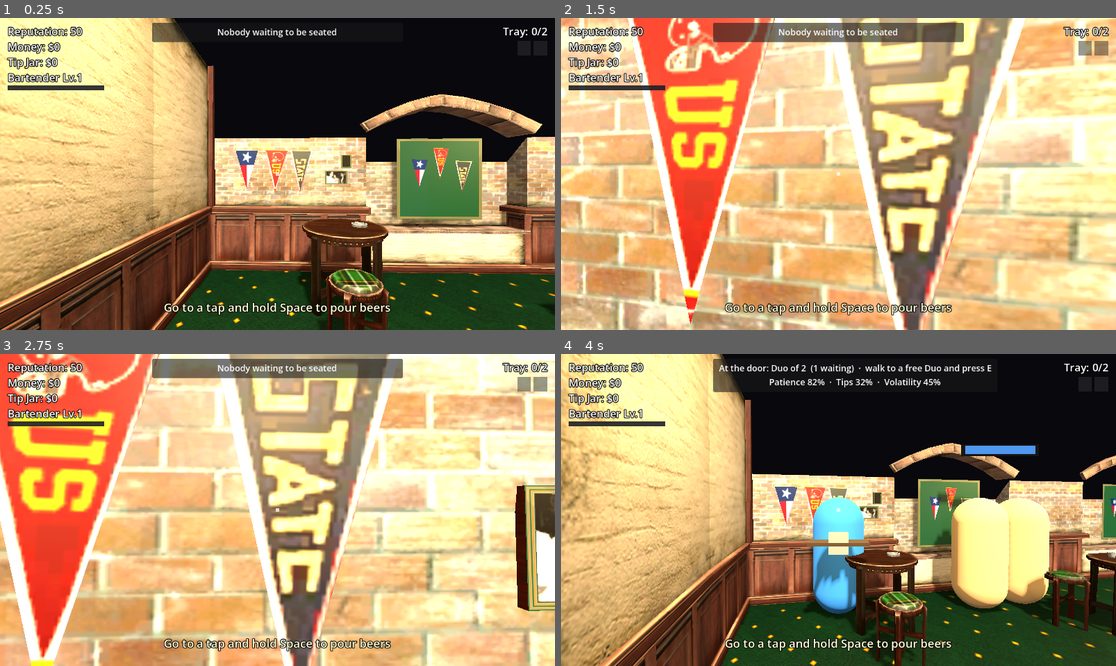
Above: before the commit, frames 1-4 (two rows, left to right).
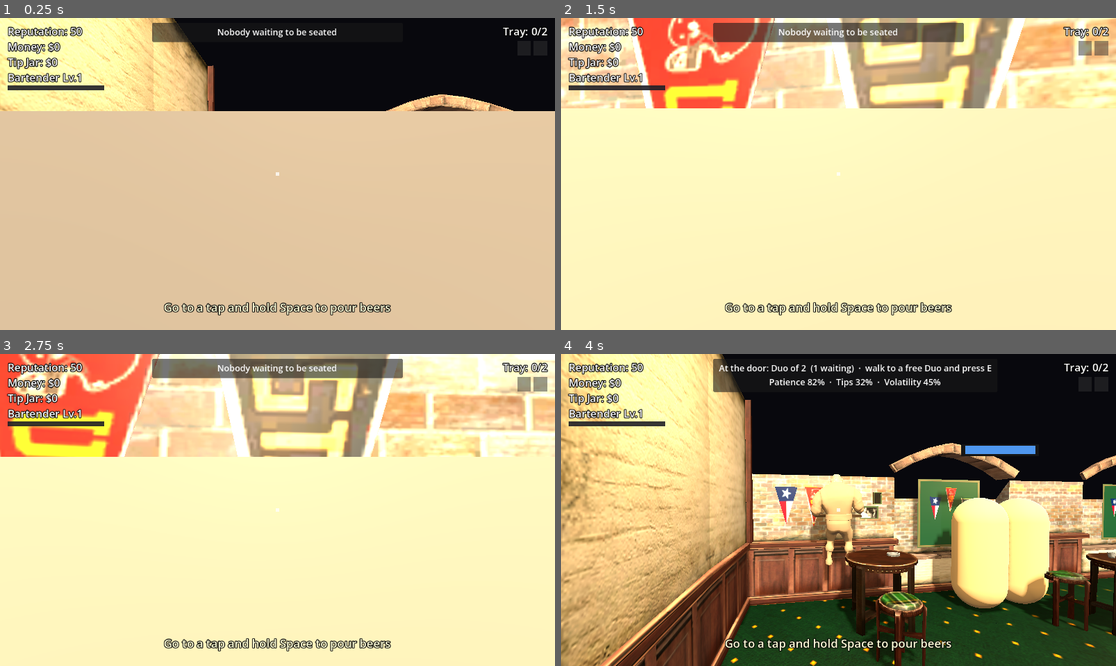
Above: after the commit, the same moments.

Repository: derrxb/puzzles
Game: Godot game, scene res://scenes/Main.tscn
The game is run twice, just before and just after one commit, with the same random seed, the same clock (stepped at 60 frames per second) and the same inputs.
Inputs (mouse positions are in pixels of both pictures, inside the frame that each line leads up to):
- Up to frame 1 (0.25 s): no input
- Up to frame 2 (1.5 s): tap Enter at 0.5 s; move the mouse to (866, 174) at 0.52 s; hold Space (pour) 0.53-1.28 s; hold W (move_up) from 0.53 s (still down); move the mouse to (810, 174) at 1.27 s; tap Q (dump) at 1.35 s
- Up to frame 3 (2.75 s): keep holding W (move_up); tap Space (pour) at 1.55 s; move the mouse to (288, 503) at 2.02 s; hold Space (pour) from 2.03 s (still down); tap E (interact) at 2.1 s
- Up to frame 4 (4 s): keep holding W (move_up); move the mouse to (832, 516) at 2.77 s; release Space (pour) at 2.78 s; tap Space (pour) at 2.85, 3.8 s; tap E (interact) at 3.5 s; move the mouse to (877, 513) at 3.52 s; hold V (toggle_view) from 3.53 s (still down)

The runs differ from the first frame. In frame 1, 67% of the frame differs, in the area x 0-100%, y 29-100%; in frame 2, 58%; in frame 3, 55%; in frame 4, 3.6%.

Commit message:
feat: 3d character, animations, and walking

Diff:
--- /dev/null
+++ b/bar-rush/assets/bartender/textures/textures_manifest.json
@@ -0,0 +1,19 @@
+{
+  "uid": "cad3f6c3b9b84c14a0e3b711b99f3f3a",
+  "count": 13,
+  "files": [
+    "ca38d368b05b4a269ce1bdebcaab996f_DarrenContreras_Character_LOD0_lambert1_Metallic.png",
+    "0e3888571b3f4c60831b32cac0147253_DarrenContreras_Character_LOD0_lambert1_BaseColor.png",
+    "9702fdec4d1e44e2b58bcb29fbf86b69_Ambient Occlusion Map from Mesh lambert1.png",
+    "dc94d204f8114ea3b77ae903bd6bb132_Headbust_Roughness.png",
+    "676ab7bf04694ef3998aeba29db3ab8a_Headbust_Normal.png",
+    "197c637ba1694feeb57a8009988f685a_Headbust_Metallic.png",
+    "275e4ba0ff024a3ebfbf5e712c45975d_Headbust_Diff.png",
+    "1b4fd186954343268f577b649da21335_specular_cube.dds.png",
+    "95cafab5eb934bf8bb575f7f4ebc95ac_DarrenContreras_Character_LOD0_lambert1_Normal.png",
+    "d484a61f55594e31b8e5b08b10e9fd96_DarrenContreras_Character_LOD0_lambert1_Roughness.png",
+    "74e17da1baa9482ab92f352c6cfc6186_diffuse_cube.dds.png",
+    "12f5f21cbfcd4198adc6e378d104f144_Ambient Occlusion Map from Mesh lambert1.png",
+    "d26307f1b11145dba7f46c64da8e135f_ibl_brdf_lut.png"
+  ]
+}
--- a/bar-rush/scripts/counter.gd
+++ b/bar-rush/scripts/counter.gd
@@ -12,24 +12,62 @@
 # How near the player must be to a tap to pour from it (flat X/Z distance).
 @export var tap_range: float = 2.0
 
+# --- Beer tower (the visual dispenser the taps belong to) ---------------------
+# A "Beer tower" glTF model (CC-BY-4.0, chris_models) sits on the bar as the
+# dispenser. It is purely visual; the three colored knobs below are still what the
+# game detects for pouring, so gameplay is unchanged. These @export knobs let the
+# tower be nudged in the editor without touching code.
+const BEER_TOWER := preload("res://assets/beer_tower/scene.gltf")
+@export var tower_scale: float = 1.55
+# Lifted so the faucets clear the counter top (base ~y1.1 = legs on the bar); the
+# taller scale gives headroom under the spouts so a pour is visible.
+@export var tower_offset := Vector3(0.0, 1.9, 0.1)   # local, relative to the counter
+@export var tower_yaw_deg: float = 180.0             # face the player side (-Z)
+
 # The three tap meshes, in beer order: index 0 = Lager, 1 = Amber, 2 = Stout.
 # (They are named TapRed/TapBlue/TapGreen in Counter.tscn from the old version;
-# we simply recolor them here to the beer colors.)
+# we simply recolor them here to the beer colors and shrink them into knobs.)
 var _taps: Array[MeshInstance3D] = []
 
 
 func _ready() -> void:
 	add_to_group("counter")
 
+	# Turn the old tap cubes into small colored knobs that sit on the FRONT of the
+	# tower (player side), one per beer, so you can tell which spout is which. Their
+	# X/Z is what nearest_tap() detects, so pouring still works by standing in front
+	# of a knob.
+	var knob := SphereMesh.new()
+	knob.radius = 0.05
+	knob.height = 0.1
 	var tap_names := ["TapRed", "TapBlue", "TapGreen"]
 	for i in tap_names.size():
 		var tap := get_node_or_null(tap_names[i]) as MeshInstance3D
 		if tap == null:
 			continue
 		_taps.append(tap)
+		tap.mesh = knob
+		# Small colored bead at each faucet NOZZLE (low, just above where the glass
+		# sits) -- so it reads as the tap output, not a big ball floating up high.
+		tap.position = Vector3((i - 1) * 1.4, 1.62, -0.32)
+		tap.scale = Vector3.ONE
 		var mat := StandardMaterial3D.new()
 		mat.albedo_color = Globals.color_for(i)
+		mat.emission_enabled = true          # glow a touch so the beer colour reads
+		mat.emission = Globals.color_for(i)
+		mat.emission_energy_multiplier = 0.5
 		tap.material_override = mat
+
+	_add_tower()
+
+
+# Instance the beer-tower model on the counter top.
+func _add_tower() -> void:
+	var tower := BEER_TOWER.instantiate()
+	add_child(tower)
+	tower.position = tower_offset
+	tower.rotation_degrees = Vector3(0, tower_yaw_deg, 0)
+	tower.scale = Vector3.ONE * tower_scale
 
 
 # Return the tap the player is standing closest to (within tap_range) as
--- a/bar-rush/scripts/player.gd
+++ b/bar-rush/scripts/player.gd
@@ -67,6 +67,35 @@
 
 const GLASS_H := 0.34
 const GLASS_BOTTOM := -0.17
+# Beer mug glass model (imported from Beer_Mug_Glass.usdz -> OBJ). MUG_MODEL_H is its
+# natural height in model units (base at y=0); GLASS_INNER_R is the beer/foam column
+# radius that sits just inside the mug's wall once it's scaled down to GLASS_H.
+const MUG_MESH := preload("res://assets/beer_mug/beer_mug.obj")
+const MUG_MODEL_H := 15.7113
+const GLASS_INNER_R := 0.075
+# While pouring, the active glass sits on the counter UNDER the tap (so you watch it
+# fill where you're looking), then goes to the hand-tray once stocked. The counter top
+# is at world y=1.1, so the glass root sits at 1.1 - GLASS_BOTTOM.
+const GLASS_SIT_Y := 1.27
+
+# The bartender character (Mixamo-rigged FBX). It's shown only in third person as the
+# player's body. Mesh names survived, so the face gets its real texture; the body uses a
+# flat colour because that download's body texture is corrupted.
+const BARTENDER := preload("res://assets/bartender_rigged/bartender.fbx")
+const BARTENDER_HEAD_TEX := preload("res://assets/bartender/textures/275e4ba0ff024a3ebfbf5e712c45975d_Headbust_Diff.png")
+# Carry clips: he always holds a tray, so idle = "Carrying tray" (standing with tray),
+# move = "Running with tray". (Plain idle/walk .fbx are still in anims/ if we want them.)
+const BARTENDER_IDLE := preload("res://assets/bartender_rigged/anims/carry_walk.fbx")
+const BARTENDER_WALK := preload("res://assets/bartender_rigged/anims/carry_run.fbx")
+@export var character_scale := 0.28           # a touch smaller -- felt big for the bar
+# Feet-on-floor offset: the model's lowest point sits at -2.49*scale, and the visible
+# bar floor is at y~0.04, so lift by that much (0.04 + 2.49*scale).
+@export var character_foot_offset := 0.74
+@export var character_body_color := Color(0.62, 0.55, 0.45)
+@export var hold_point := Vector3(0, 1.5, -0.22)   # tray position = character's hands
+var _char: Node3D
+var _char_anim: AnimationPlayer
+var _cur_anim := ""
 
 # The tray's contents: each entry is {"type": int, "quality": float}.
 signal tray_changed(types: Array)
@@ -91,6 +120,12 @@
 var _active_liquid: MeshInstance3D
 var _active_liquid_mat: StandardMaterial3D
 var _active_foam: MeshInstance3D
+var _pour_stream: MeshInstance3D            # beer falling into the glass while pouring
+var _pour_stream_mat: StandardMaterial3D
+var _pouring_now := false                   # are we actively pouring THIS frame?
+var _active_tap_world := Vector3(0, 1.95, 4.7)  # world pos of the tap we're pouring from
+var _hold_base_y := 0.0                     # resting height of the Hold point (for bob)
+var _bob_time := 0.0
 
 var _last_hint: String = ""
 
@@ -98,6 +133,7 @@
 func _ready() -> void:
 	add_to_group("player")
 	_build_carry_visuals()
+	_build_character()
 	tray_changed.emit(_tray_types())
 
 	# Mouse-look: hide + lock the cursor to the window centre so moving the mouse
@@ -135,7 +171,102 @@
 func _set_view(third: bool) -> void:
 	_third_person = third
 	_spring.spring_length = third_person_distance if third else 0.0
-	_body.visible = third
+	# Show the bartender model in third person (fall back to the capsule if it's
+	# missing). Never show your own body in first person.
+	if _char != null:
+		_char.visible = third
+		_body.visible = false
+	else:
+		_body.visible = third
+
+
+# Build the rigged bartender as the third-person body: scaled to ~1.8m, feet on the
+# floor, facing the player's forward (-Z). Face uses its texture; body is flat-colored
+# (its source texture is corrupted). Static for now -- animations slot in once added.
+func _build_character() -> void:
+	_char = BARTENDER.instantiate()
+	add_child(_char)
+	_char.scale = Vector3.ONE * character_scale
+	_char.rotation.y = PI
+	_char.position = Vector3(0, character_foot_offset, 0)
+	for mi in _collect_meshes(_char):
+		var mat := StandardMaterial3D.new()
+		if "Headbust" in mi.name:
+			mat.albedo_texture = BARTENDER_HEAD_TEX
+			mat.roughness = 0.6
+		else:
+			mat.albedo_color = character_body_color
+			mat.roughness = 0.85
+		mi.material_override = mat
+	_char.visible = false
+
+	# Load the idle + walk clips onto the character's own AnimationPlayer. The walk
+	# is NOT "In Place" (hips drift forward ~5 units), so we freeze its hip X/Z -- the
+	# game moves the body; the animation should only move the legs.
+	_char_anim = _char.find_child("AnimationPlayer", true, false) as AnimationPlayer
+	if _char_anim != null:
+		_add_clip(BARTENDER_IDLE, "idle", false)
+		_add_clip(BARTENDER_WALK, "walk", true)
+		_char_anim.play("idle")
+		_cur_anim = "idle"
+
+
+# Pull the single clip out of a Mixamo FBX and add it to the character's AnimationPlayer
+# under `anim_name`, looping. If `in_place`, freeze the Hips horizontal translation.
+func _add_clip(scene: PackedScene, anim_name: String, in_place: bool) -> void:
+	var tmp: Node = scene.instantiate()
+	var ap := tmp.find_child("AnimationPlayer", true, false) as AnimationPlayer
+	if ap != null and ap.get_animation_list().size() > 0:
+		var src := ap.get_animation(ap.get_animation_list()[0])
+		var anim: Animation = src.duplicate(true)
+		anim.loop_mode = Animation.LOOP_LINEAR
+		if in_place:
+			_freeze_hips_xz(anim)
+		var lib := _char_anim.get_animation_library("")
+		if lib == null:
+			lib = AnimationLibrary.new()
+			_char_anim.add_animation_library("", lib)
+		if lib.has_animation(anim_name):
+			lib.remove_animation(anim_name)
+		lib.add_animation(anim_name, anim)
+	tmp.queue_free()
+
+
+# Freeze the Hips bone's X/Z translation (keep the vertical bounce) so a forward-moving
+# walk clip animates in place.
+func _freeze_hips_xz(anim: Animation) -> void:
+	for t in anim.get_track_count():
+		if anim.track_get_type(t) != Animation.TYPE_POSITION_3D:
+			continue
+		if "Hips" not in str(anim.track_get_path(t)):
+			continue
+		var n := anim.track_get_key_count(t)
+		if n == 0:
+			continue
+		var first: Vector3 = anim.track_get_key_value(t, 0)
+		for k in n:
+			var v: Vector3 = anim.track_get_key_value(t, k)
+			anim.track_set_key_value(t, k, Vector3(first.x, v.y, first.z))
+
+
+# Play "walk" while moving, "idle" when still (crossfaded). Runs even in first person
+# so the body is in the right state the moment you press V.
+func _update_character_anim() -> void:
+	if _char_anim == null:
+		return
+	var want := "walk" if Vector2(velocity.x, velocity.z).length() > 0.3 else "idle"
+	if want != _cur_anim:
+		_cur_anim = want
+		_char_anim.play(want, 0.2)
+
+
+func _collect_meshes(n: Node) -> Array:
+	var r := []
+	if n is MeshInstance3D and n.mesh:
+		r.append(n)
+	for c in n.get_children():
+		r += _collect_meshes(c)
+	return r
 
 
 func _physics_process(delta: float) -> void:
@@ -188,6 +319,11 @@
 	if Input.is_action_just_pressed("dump"):
 		_dump_one()
 
+	_pouring_now = pouring
+	if not tap.is_empty():
+		_active_tap_world = tap["position"]   # remember which faucet to pour under
+	_update_hold_bob(delta)
+	_update_character_anim()
 	_update_active_visual()
 	pour_state_changed.emit(_beer_type != -1, _liquid, _foam, _ruined, _beer_type, _is_perfect())
 	_update_hint(tap, near_tap, at_register, gm)
@@ -499,6 +635,10 @@
 # Carry visuals: a tray of glasses + the active glass being poured
 # ------------------------------------------------------------------------------
 func _build_carry_visuals() -> void:
+	# Put the carry tray where the bartender's hands are in the carry pose (measured),
+	# so in third person the beers sit in his hands.
+	$Hold.position = hold_point
+
 	# A flat tray board.
 	var tray := MeshInstance3D.new()
 	var board := BoxMesh.new()
@@ -507,17 +647,16 @@
 	tray.material_override = _solid(Color(0.25, 0.2, 0.15))
 	$Hold.add_child(tray)
 
-	# One small glass per tray slot (hidden until that slot is filled). We always
-	# build the max; only as many as the current capacity are ever used.
+	# One beer per tray slot, using the real MUG model (filled beer color), hidden until
+	# that slot is stocked. We always build the max; capacity limits how many are used.
+	var mug_scale := GLASS_H / MUG_MODEL_H * 0.62      # a bit smaller than the pour mug
 	for i in MAX_TRAY:
 		var glass := MeshInstance3D.new()
-		var cyl := CylinderMesh.new()
-		cyl.top_radius = 0.07
-		cyl.bottom_radius = 0.06
-		cyl.height = 0.2
-		glass.mesh = cyl
+		glass.mesh = MUG_MESH
+		glass.scale = Vector3.ONE * mug_scale
+		glass.rotation_degrees = Vector3(0, 150, 0)
 		var slot_x := (float(i) - float(MAX_TRAY - 1) / 2.0) * 0.17
-		glass.position = Vector3(slot_x, 0.12, 0)
+		glass.position = Vector3(slot_x, 0.03, 0)
 		var mat := _solid(Color.WHITE)
 		glass.material_override = mat
 		glass.visible = false
@@ -525,33 +664,53 @@
 		_tray_glasses.append(glass)
 		_tray_materials.append(mat)
 
-	# The active glass we're pouring, held a bit forward of the tray.
+	# The active glass we're pouring. It's top_level so we can park it in WORLD space
+	# under the tap you're pouring from (you watch it fill where you're looking),
+	# rather than down at your hip.
 	_active_root = Node3D.new()
-	_active_root.position = Vector3(0, 0.0, 0.32)
+	_active_root.top_level = true
 	$Hold.add_child(_active_root)
 
+	# The mug is the imported glass model (Beer_Mug_Glass.usdz -> OBJ), shown as clear
+	# glass. Its model is MUG_MODEL_H tall with its base at y=0, so we scale it to
+	# GLASS_H and sit its base at GLASS_BOTTOM; the liquid/foam cylinders below fill it.
 	var mug := MeshInstance3D.new()
-	var mug_mesh := CylinderMesh.new()
-	mug_mesh.top_radius = 0.12
-	mug_mesh.bottom_radius = 0.1
-	mug_mesh.height = GLASS_H
-	mug.mesh = mug_mesh
-	mug.position = Vector3(0, GLASS_BOTTOM + GLASS_H / 2.0, 0)
-	var mug_mat := _solid(Color(0.85, 0.9, 1.0, 0.25))
+	mug.mesh = MUG_MESH
+	var s := GLASS_H / MUG_MODEL_H
+	mug.scale = Vector3(s, s, s)
+	mug.position = Vector3(0, GLASS_BOTTOM, 0)
+	mug.rotation_degrees = Vector3(0, 150, 0)      # turn the handle to a natural angle
+	var mug_mat := _solid(Color(0.82, 0.88, 0.95, 0.16))
 	mug_mat.transparency = BaseMaterial3D.TRANSPARENCY_ALPHA
+	mug_mat.roughness = 0.05
+	mug_mat.metallic = 0.0
+	mug_mat.cull_mode = BaseMaterial3D.CULL_DISABLED   # thin glass: show both faces
 	mug.material_override = mug_mat
 	_active_root.add_child(mug)
 
+	# Beer + foam sit INSIDE the glass (radius kept just under the mug's inner wall).
 	_active_liquid = MeshInstance3D.new()
-	_active_liquid.mesh = _unit_cylinder(0.09)
+	_active_liquid.mesh = _unit_cylinder(GLASS_INNER_R)
 	_active_liquid_mat = _solid(Color.WHITE)
 	_active_liquid.material_override = _active_liquid_mat
 	_active_root.add_child(_active_liquid)
 
 	_active_foam = MeshInstance3D.new()
-	_active_foam.mesh = _unit_cylinder(0.09)
+	_active_foam.mesh = _unit_cylinder(GLASS_INNER_R)
 	_active_foam.material_override = _solid(Globals.FOAM_COLOR)
 	_active_root.add_child(_active_foam)
+
+	# A thin "stream" of beer that appears above the glass while actively pouring,
+	# reaching down from the rim to the current beer surface. Sells the pour.
+	_pour_stream = MeshInstance3D.new()
+	_pour_stream.mesh = _unit_cylinder(0.008)
+	_pour_stream_mat = _solid(Color.WHITE)
+	_pour_stream_mat.emission_enabled = true
+	_pour_stream.material_override = _pour_stream_mat
+	_pour_stream.visible = false
+	_active_root.add_child(_pour_stream)
+
+	_hold_base_y = $Hold.position.y
 
 
 func _update_active_visual() -> void:
@@ -563,10 +722,12 @@
 		else:
 			_tray_glasses[i].visible = false
 
-	# Active glass fills up as we pour.
+	# Active glass fills up as we pour -- parked on the counter under the tap.
 	_active_root.visible = _beer_type != -1
 	if _beer_type == -1:
 		return
+	_active_root.global_position = Vector3(_active_tap_world.x, GLASS_SIT_Y, _active_tap_world.z)
+	_active_root.global_rotation = Vector3.ZERO
 	var liquid_h := GLASS_H * _liquid
 	var foam_h := GLASS_H * _foam
 	_active_liquid.visible = liquid_h > 0.001
@@ -576,6 +737,27 @@
 	_active_foam.visible = foam_h > 0.001
 	_active_foam.scale.y = maxf(foam_h, 0.001)
 	_active_foam.position.y = GLASS_BOTTOM + liquid_h + foam_h / 2.0
+
+	# Pour stream: a thin beer column from the FAUCET spout down to the beer surface,
+	# visible only while actively holding the pour.
+	var surface := GLASS_BOTTOM + liquid_h + foam_h
+	var spout_local := (_active_tap_world.y - GLASS_SIT_Y) - 0.05   # faucet tip in root space
+	var stream_h := maxf(spout_local - surface, 0.001)
+	_pour_stream.visible = _pouring_now and not _ruined
+	_pour_stream.scale.y = stream_h
+	_pour_stream.position.y = surface + stream_h / 2.0
+	_pour_stream_mat.albedo_color = Globals.color_for(_beer_type)
+	_pour_stream_mat.emission = Globals.color_for(_beer_type)
+	_pour_stream_mat.emission_energy_multiplier = 0.4
+
+
+# A gentle idle bob on the carried tray/glass so it reads as "held", with a little
+# extra bounce while walking.
+func _update_hold_bob(delta: float) -> void:
+	var moving := Vector2(velocity.x, velocity.z).length() > 0.2
+	_bob_time += delta * (9.0 if moving else 2.0)
+	var amp := 0.012 if moving else 0.004
+	$Hold.position.y = _hold_base_y + sin(_bob_time) * amp
 
 
 func _solid(color: Color) -> StandardMaterial3D:
Not shown, added: bar-rush/assets/bartender/bartender.gltf
Not shown, added: bar-rush/assets/bartender/bartender.gltf.import
Binary file added: bar-rush/assets/bartender/model_file.bin
Binary file added: bar-rush/assets/bartender/textures/0e3888571b3f4c60831b32cac0147253_DarrenContreras_Character_LOD0_lambert1_BaseColor.png
Not shown, added: bar-rush/assets/bartender/textures/0e3888571b3f4c60831b32cac0147253_DarrenContreras_Character_LOD0_lambert1_BaseColor.png.import
Binary file added: bar-rush/assets/bartender/textures/12f5f21cbfcd4198adc6e378d104f144_Ambient Occlusion Map from Mesh lambert1.png
Not shown, added: bar-rush/assets/bartender/textures/12f5f21cbfcd4198adc6e378d104f144_Ambient Occlusion Map from Mesh lambert1.png.import
Binary file added: bar-rush/assets/bartender/textures/197c637ba1694feeb57a8009988f685a_Headbust_Metallic.png
Not shown, added: bar-rush/assets/bartender/textures/197c637ba1694feeb57a8009988f685a_Headbust_Metallic.png.import
Binary file added: bar-rush/assets/bartender/textures/1b4fd186954343268f577b649da21335_specular_cube.dds.png
Not shown, added: bar-rush/assets/bartender/textures/1b4fd186954343268f577b649da21335_specular_cube.dds.png.import
Binary file added: bar-rush/assets/bartender/textures/275e4ba0ff024a3ebfbf5e712c45975d_Headbust_Diff.png
(and 53 more such lines)
